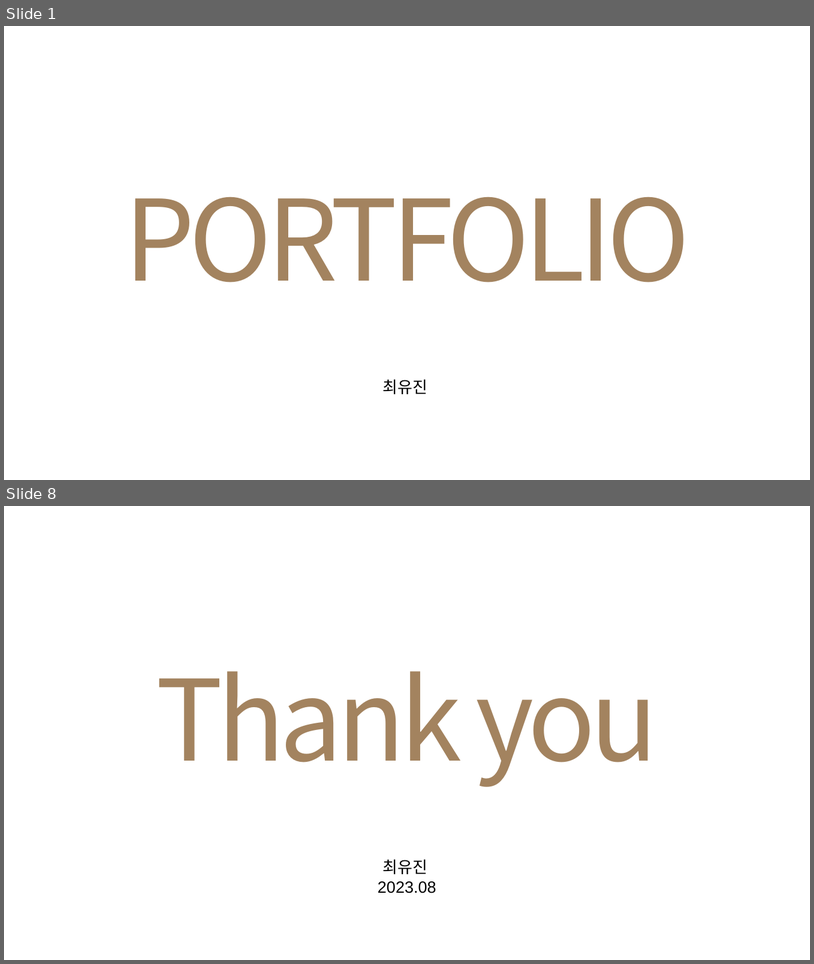
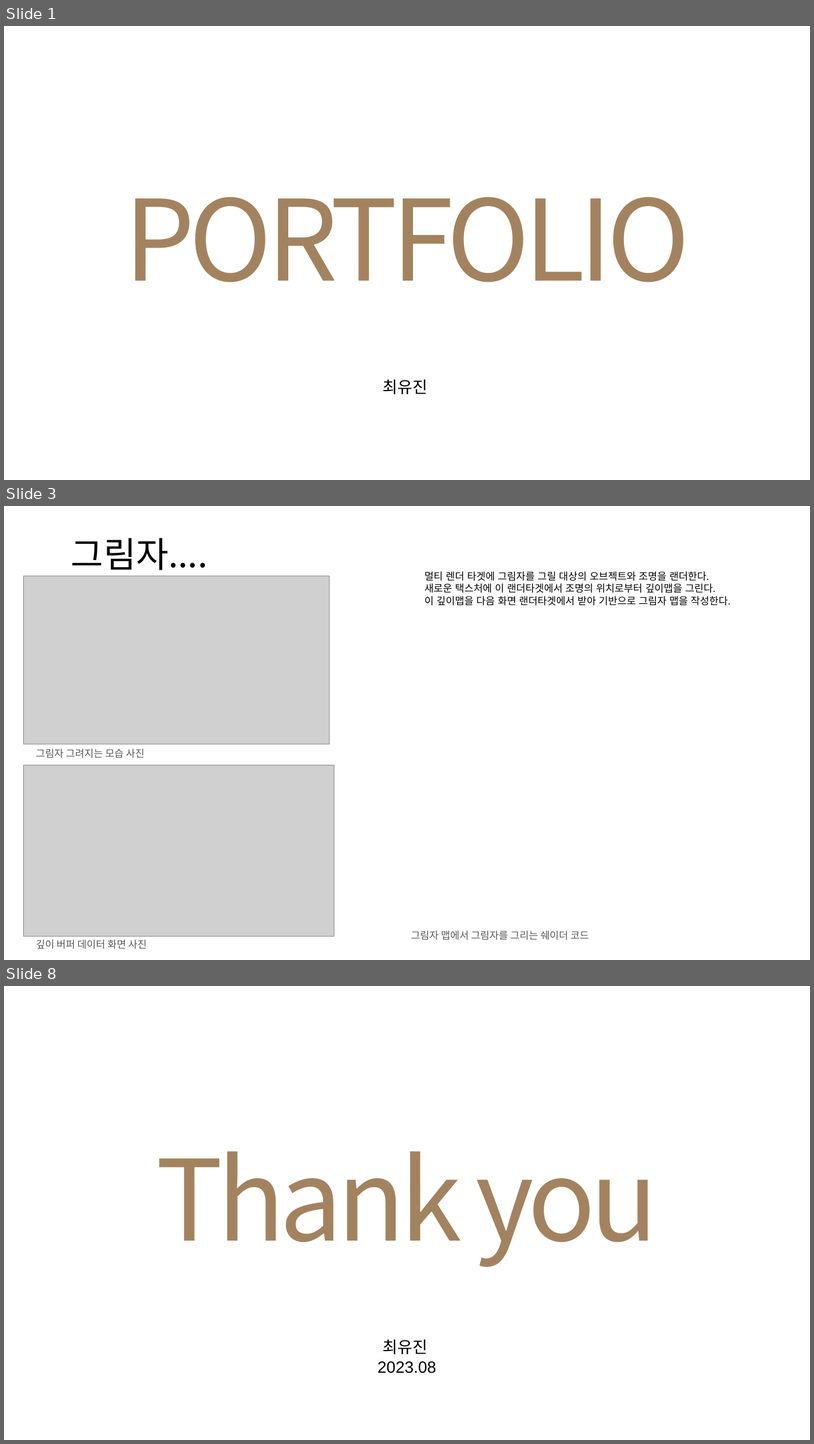
Before and after one commit to Leesiw/StarGiant, a slide deck: 포트폴리오/최유진 포트폴리오.pptx. Shown one above the other, each under a label of ours: slides 1 and 8 before the commit, slides 1, 3 and 8 after it; the slides between them are not shown. The pictures are 814x964 and 814x1444 pixels, drawn with LibreOffice and Linux fonts; fonts in the diff are those of the drawing; grey boxes stand for pictures. Boxes give left, top, right and bottom in pixels: in the first picture for what was removed or moved away, otherwise in the second. Text is boxed around its words. In the diff, an @@ line names an element or a change of style, - is before the commit and + after.

```diff
--- a/포트폴리오/최유진 포트폴리오.pptx
+++ b/포트폴리오/최유진 포트폴리오.pptx
@@ slide 3 added at box(4, 506, 810, 960), background #FFFFFF @@
@@ text added at box(71, 538, 208, 576), 63 pt, text #000000 @@
+그림자....
@@ picture added at box(23, 576, 329, 744) @@
@@ text added at box(425, 571, 731, 606), 18 pt, text #000000 @@
+멀티 렌더 타겟에 그림자를 그릴 대상의 오브젝트와 조명을 랜더한다.
+새로운 택스처에 이 랜더타겟에서 조명의 위치로부터 깊이맵을 그린다.
+이 깊이맵을 다음 화면 랜더타겟에서 받아 기반으로 그림자 맵을 작성한다.
@@ text added at box(36, 748, 144, 758), 18 pt, text #595959 @@
+그림자 그려지는 모습 사진
@@ picture added at box(23, 765, 334, 936) @@
@@ text added at box(411, 930, 590, 940), 18 pt, text #595959 @@
+그림자 맵에서 그림자를 그리는 쉐이더 코드
@@ text added at box(36, 939, 147, 949), 18 pt, text #595959 @@
+깊이 버퍼 데이터 화면 사진
```
Also in this commit, not shown: 4 slides changed, 1 other slide added, 2 slides removed.
